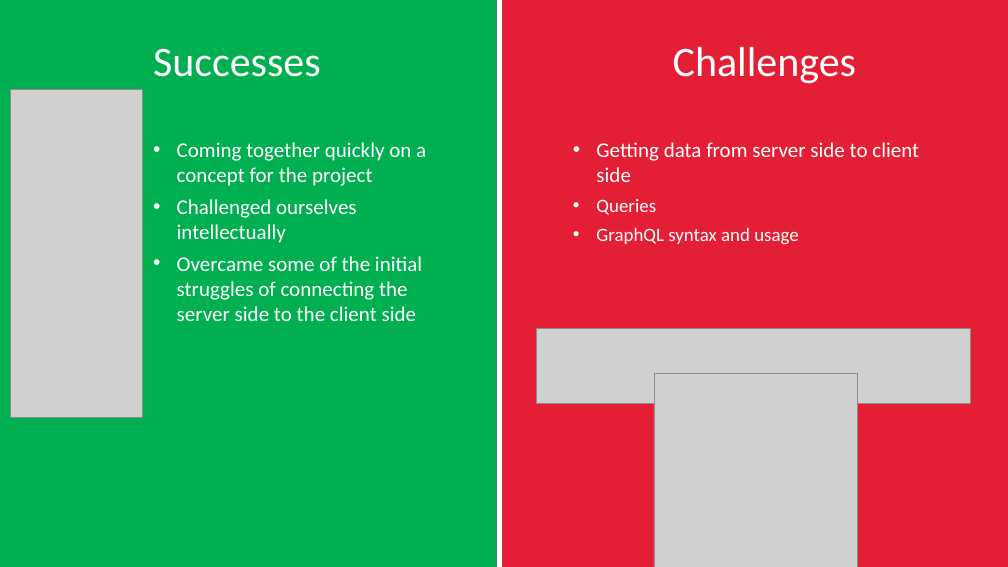
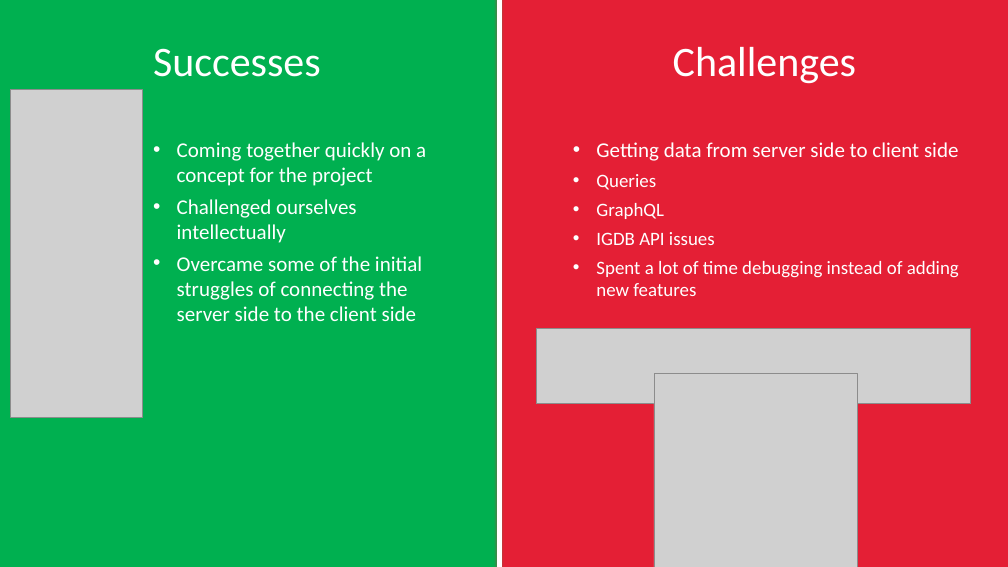
Before and after one commit to Shawn52409/powerup, a slide deck: slide 6 of assets/powerup-presentation.pptx. Drawn at 1008x567 pixels with LibreOffice and Linux fonts; fonts in the diff are those of the drawing; grey boxes stand for pictures. Boxes give left, top, right and bottom in pixels: in the first picture for what was removed or moved away, otherwise in the second. Text is boxed around its words. In the diff, an @@ line names an element or a change of style, - is before the commit and + after.

```diff
--- a/assets/powerup-presentation.pptx
+++ b/assets/powerup-presentation.pptx
@@ text at <box>596,203,959,296</box>: text changed @@
-• GraphQL syntax and usage
+• GraphQL
+• IGDB API issues
+• Spent a lot of time debugging instead of adding new features
```
Also in this commit, not shown: 3 other slides changed.
